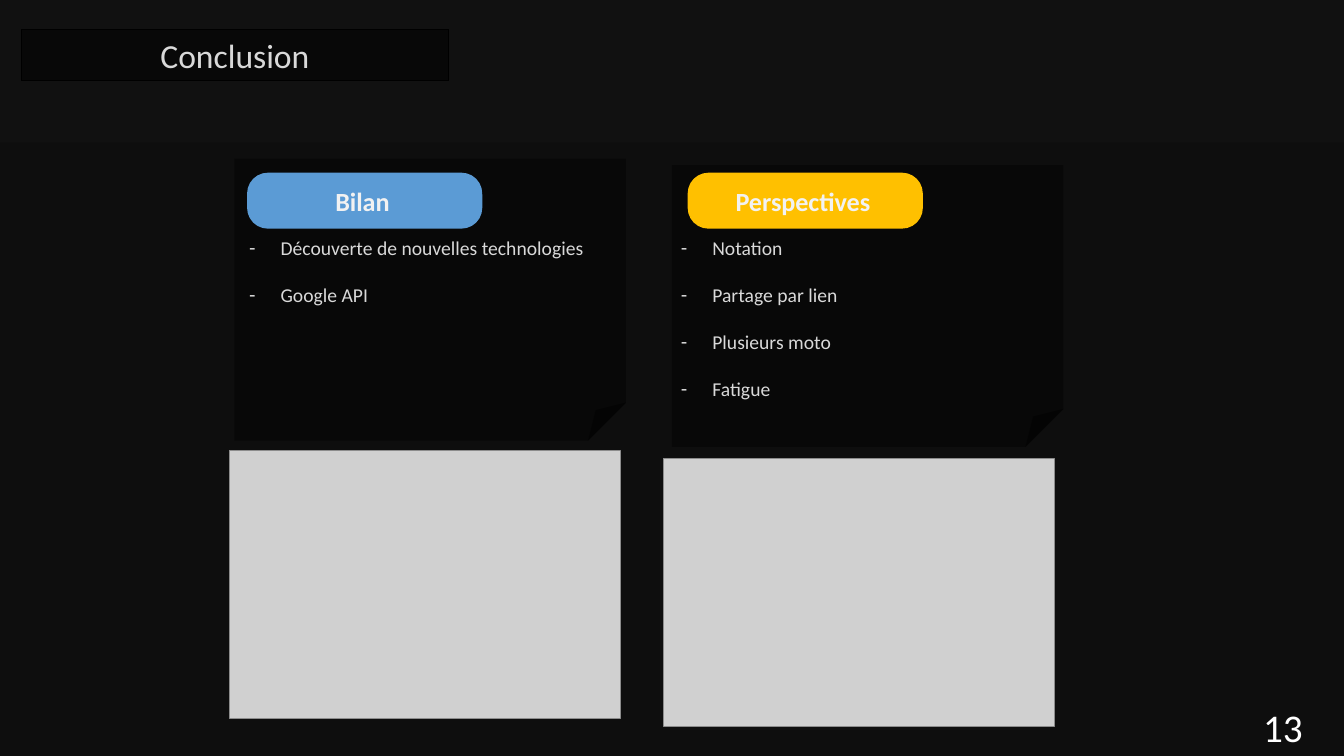
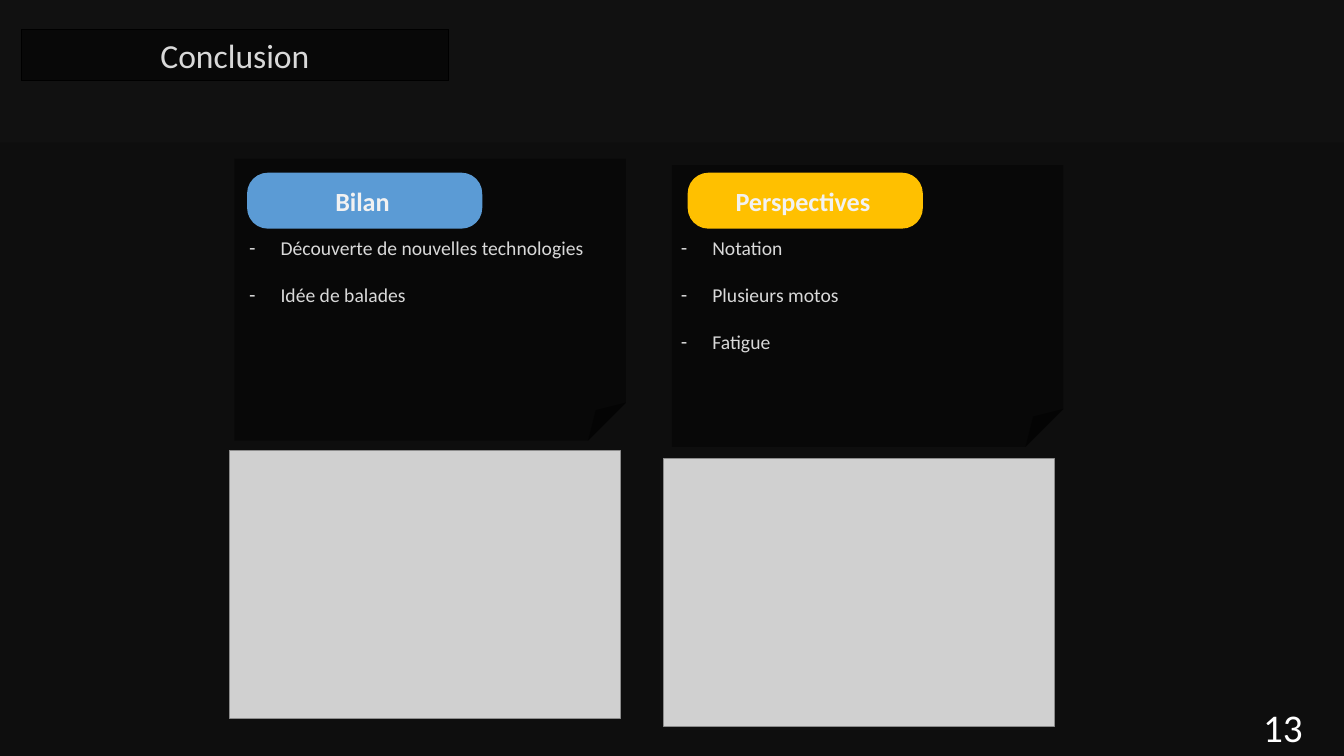
Before and after one commit to LucienCamuglia/FindYourRide, a slide deck: slide 13 of Diplome/_Documentation/ppt/Camuglia_FindYouRide.pptx. Drawn at 1344x756 pixels with LibreOffice and Linux fonts; fonts in the diff are those of the drawing; grey boxes stand for pictures; background and template pictures are left out; a plain dark background stands for a picture behind light text. Boxes give left, top, right and bottom in pixels: in the first picture for what was removed or moved away, otherwise in the second. Text is boxed around its words. In the diff, an @@ line names an element or a change of style, - is before the commit and + after.

```diff
--- a/Diplome/_Documentation/ppt/Camuglia_FindYouRide.pptx
+++ b/Diplome/_Documentation/ppt/Camuglia_FindYouRide.pptx
@@ text at box(281, 288, 405, 302): text changed @@
-– Google API
+– Idée de balades
@@ text at box(712, 288, 838, 302): text changed @@
-– Partage par lien
-– Plusieurs moto
+– Plusieurs motos
```
Also in this commit, not shown: 3 other slides changed.
